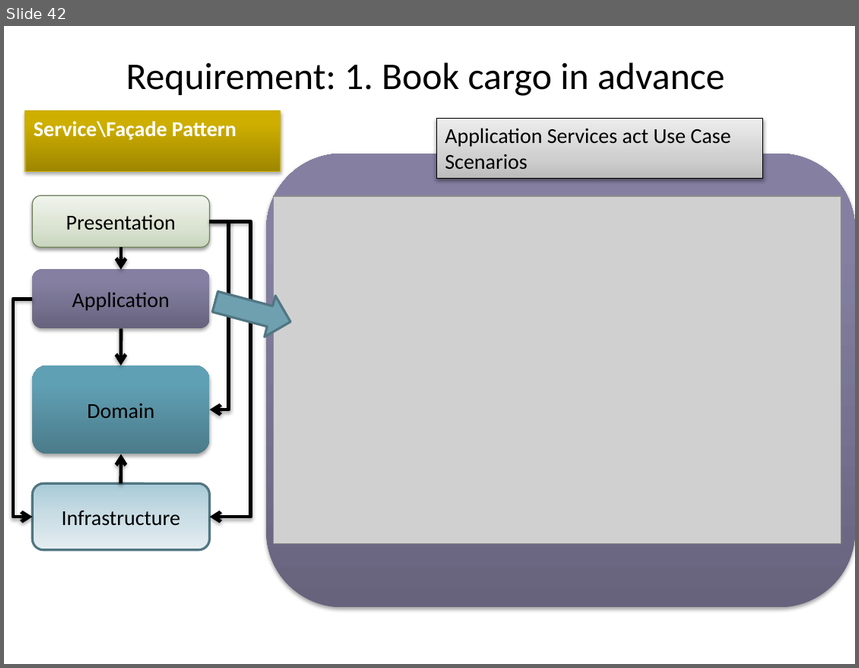
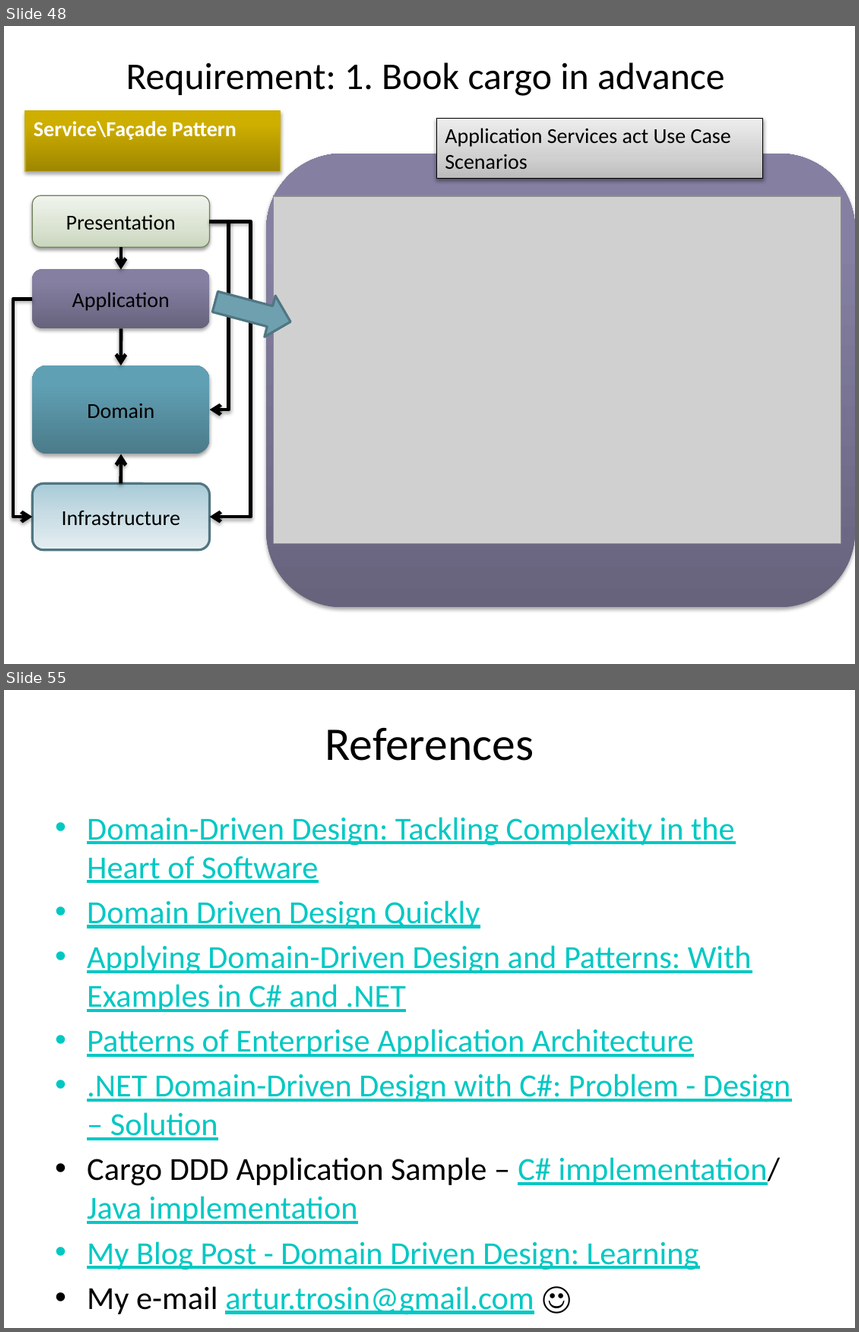
Before and after one commit to arturtv/dddpresentation, a slide deck: Domain-DrivenDesign.A.Trosin.pptx. Shown one above the other, each under a label of ours: slide 42 before the commit, slides 48 and 55 after it; the slides between them are not shown. The pictures are 859x668 and 859x1332 pixels, drawn with LibreOffice and Linux fonts; fonts in the diff are those of the drawing; grey boxes stand for pictures. Boxes give left, top, right and bottom in pixels: in the first picture for what was removed or moved away, otherwise in the second. Text is boxed around its words. In the diff, an @@ line names an element or a change of style, - is before the commit and + after.

```diff
--- a/Domain-DrivenDesign.A.Trosin.pptx
+++ b/Domain-DrivenDesign.A.Trosin.pptx
@@ slide 55 added at (4,690,855,1328), background #FFFFFF @@
@@ title added at (325,727,534,761), 39.6 pt, text #000000 @@
+References
@@ text added at (87,817,791,1315), 27.2 pt, text #00C8C3, underline @@
+• Domain-Driven Design: Tackling Complexity in the Heart of Software
+• Domain Driven Design Quickly
+• Applying Domain-Driven Design and Patterns: With Examples in C# and .NET
+• Patterns of Enterprise Application Architecture
+• .NET Domain-Driven Design with C#: Problem - Design – Solution
+• Cargo DDD Application Sample – C# implementation/ Java implementation
+• My Blog Post - Domain Driven Design: Learning
+• My e-mail artur.trosin@gmail.com ☺
@@ what was slide 42 is now slide 48 @@
```
Also in this commit, not shown: 2 slides changed, 12 other slides added, 1 slide removed.
